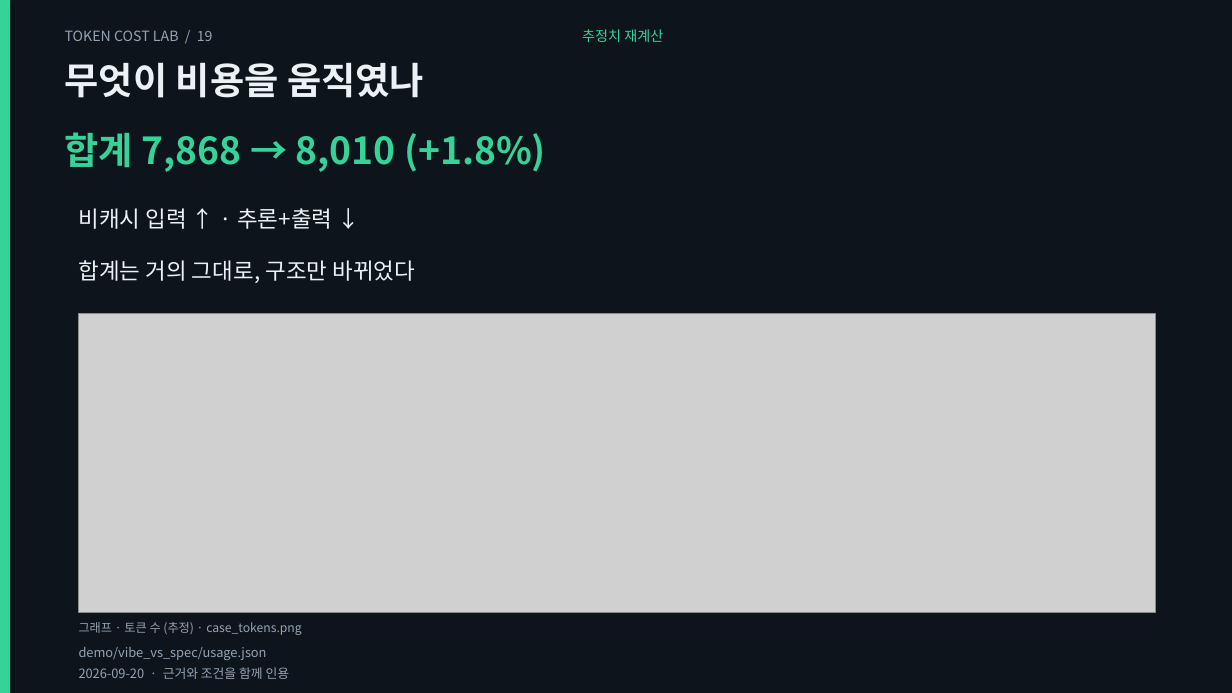
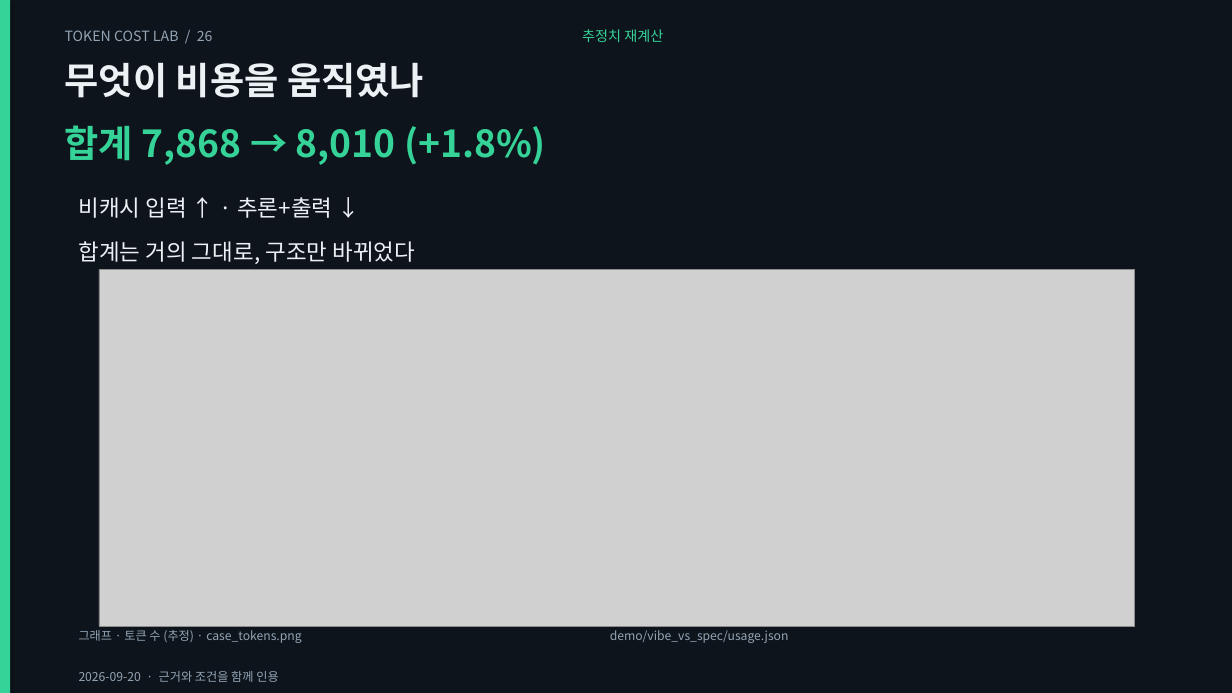
Before and after one commit to giyeop-cody/token-cost-lab, a slide deck: slide 26 of presentation/token_cost_main.pptx (slide 19 before the commit). Drawn at 1232x693 pixels with LibreOffice and Linux fonts; fonts in the diff are those of the drawing; grey boxes stand for pictures. Boxes give left, top, right and bottom in pixels: in the first picture for what was removed or moved away, otherwise in the second. Text is boxed around its words. In the diff, an @@ line names an element or a change of style, - is before the commit and + after.

Commit message:
feat: rebuild the decks as a visual talk — bigger charts, price table, section dividers
그래프를 슬라이드 전폭·전고로 키우고, 단가 표 슬라이드와 구간 표지를 넣어
발표 흐름(01 언어 → 02 출력·추론 → 03 캐시·컨텍스트 → 04 사례·적용)을 만들었다.

- 그래프 11종으로 확대: 추가 3종
  · monthly  워크플로 A/B 월 청구서(월 1,760건, 모델 6종) — B가 -64~-69%
  · cache_hit 캐시 적중률별 100콜 비용 곡선 + 손익분기 22.0%
  · usage_mix 20턴 세션 토큰 구성 — 이력 재전송 75.1%, 생성은 2.3%
  tokenizer 차트는 영어=1.00 기준 4개 가로 막대로 재작성(넓은 화면에서 읽히게)
- 단가 표 슬라이드: lab/pricing.py에서 셀을 직접 생성(모델·입력·출력·출력÷입력·캐시 읽기)
- 구간 표지 5종(01~04 + 심화). 렌더러에 divider/table 레이아웃 추가
- 덱 구성: 통합 44 · 본편 34 · 보너스 16 · 에이전트 23 · 케이스 15장
  차트 33장 · 표 2장 · 표지 5장. stack 차트와 중복되는 텍스트 슬라이드는 제거
- 검증: 표 셀 대조(단가 스냅샷) · 모든 차트가 덱에서 실제 사용되는지 · 표지에도 멘트·노트 요구
  · 월 청구서/캐시 곡선/토큰 구성의 재계산 대조 — 테스트 120 (신규 3)
- 문서: presentation/README(그래프 표), RETIRED(장수·재주장 17), REASSERTED·CORRECTIONS 동기화

```diff
--- a/presentation/token_cost_main.pptx
+++ b/presentation/token_cost_main.pptx
@@ text at box(65, 30, 213, 41): text changed @@
-TOKEN COST LAB / 19
+TOKEN COST LAB / 26
@@ text "합계 7,868 → 8,010 (+1.8%)": place and size @@
-text "합계 7,868 → 8,010 (+1.8%)" at box(65, 132, 546, 172)
+text "합계 7,868 → 8,010 (+1.8%)" at box(65, 125, 546, 165)
@@ text "비캐시 입력 ↑ · 추론+출력 ...": place and size @@
-text "비캐시 입력 ↑ · 추론+출력 ..." at box(79, 208, 332, 229)
+text "비캐시 입력 ↑ · 추론+출력 ..." at box(79, 197, 332, 218)
@@ text "합계는 거의 그대로, 구조만 바뀌었다": place and size @@
-text "합계는 거의 그대로, 구조만 바뀌었다" at box(79, 260, 415, 283)
+text "합계는 거의 그대로, 구조만 바뀌었다" at box(79, 241, 415, 264)
@@ picture: place and size @@
-picture at box(79, 313, 1155, 613)
+picture at box(99, 270, 1135, 627)
@@ text "그래프 · 토큰 수 (추정) ...": place and size @@
-text "그래프 · 토큰 수 (추정) ..." at box(79, 622, 301, 635)
+text "그래프 · 토큰 수 (추정) ..." at box(79, 630, 301, 643)
@@ text "demo/vibe_vs_spec/usage.json" at box(610, 630, 789, 643): size 10 to 9.5 pt @@
@@ text "demo/vibe_vs_spec/usage.json": place and size @@
-text "demo/vibe_vs_spec/usage.json" at box(79, 647, 267, 660)
+text "demo/vibe_vs_spec/usage.json" at box(610, 630, 789, 643)
@@ text "2026-09-20 · 근거와 조건을 함께 ..." at box(79, 671, 278, 682): size 10 to 9.5 pt @@
```
Also in this commit, not shown: 20 other slides changed, 10 slides added, 3 slides removed, 37 other files.
